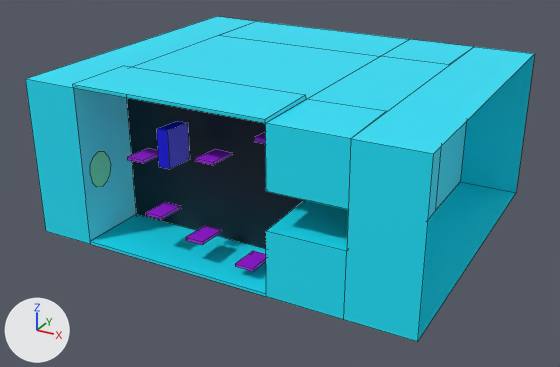
The Blender file models/CUBE 1.blend as it was, and as the next commit left it.
Rendered twice from a camera (50 mm lens) standing at (99.8, -198.4, 107.6) and looking at (-6.1, -5.9, 11.4). The axes (+X, +Y, +Z) are drawn at lower left. The lights are the same throughout. The first picture is the older version. Mesh edges are drawn as thin lines. Objects named as collision shapes, trigger or cutter boxes, shadow casters or lower levels of detail are left out.

Names of what the first picture shows: 'Cube-col', 'platforms-col', 'portalB-col', 'wall-col' and 1 more.
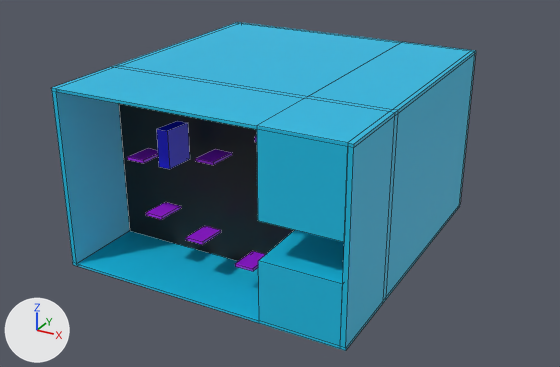
Where the change shows, as pixel boxes (x1, y1, x2, y2) in the pictures (560 x 367 px):
'Cube-col', deleted
    before: (25, 16, 535, 342)
    faces in mat_material_005 (cyan #15e6ff): (25, 16, 535, 342)
    faces in mat_material (black #081828): (127, 98, 304, 249)
'Cube', added
    after: (52, 22, 476, 351)
    faces in mat_material_001 (cyan #13bfe7): (52, 22, 476, 351)
    faces in mat_background_color (black #202020): (119, 104, 294, 261)
'portalB-col', hidden (green)
    before: (90, 151, 110, 187)

The edits, one by one:
Material 'Material.001' (mat_material_001) is new.
Its base color is (0.00657, 0.519, 0.8) (cyan #13bfe7).
Material 'background-color' (mat_background_color) is new.
Its base color is (0.0147, 0.0147, 0.0147) (black #202020).
Mesh me_cube is new.
It has 96 vertices, 94 faces and spans x -50.2..50.1, y -52.9..41.2, z -14.8..39.0.
Faces by material slot: [93, 1].
It uses material mat_material_001 (cyan #13bfe7).
It uses material mat_background_color (black #202020).
Object 'Cube-col' (ob_cube_col) is deleted.
Object 'portalB-col' (ob_portalb_col) is now hidden.
Object 'Cube' (ob_cube) is new; it shows me_cube.
Its location is (-5.8, 0.0, 9.0).
Its scale is (0.873, 1.0, 1.0).
